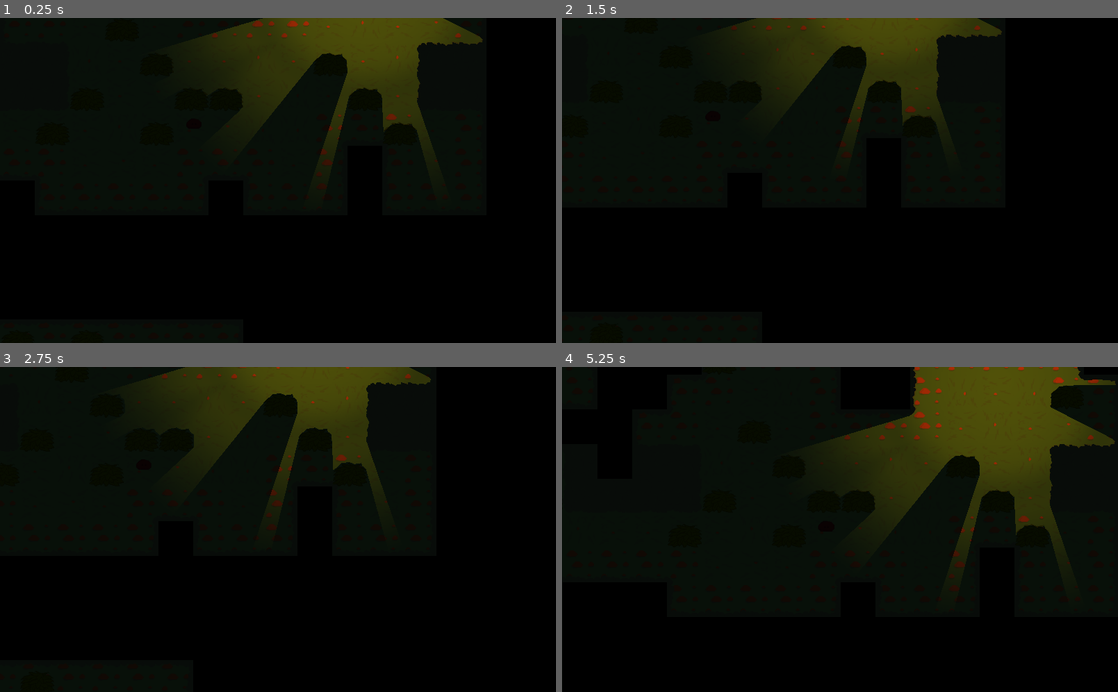
Above: before the commit, frames 1-4 (two rows, left to right).
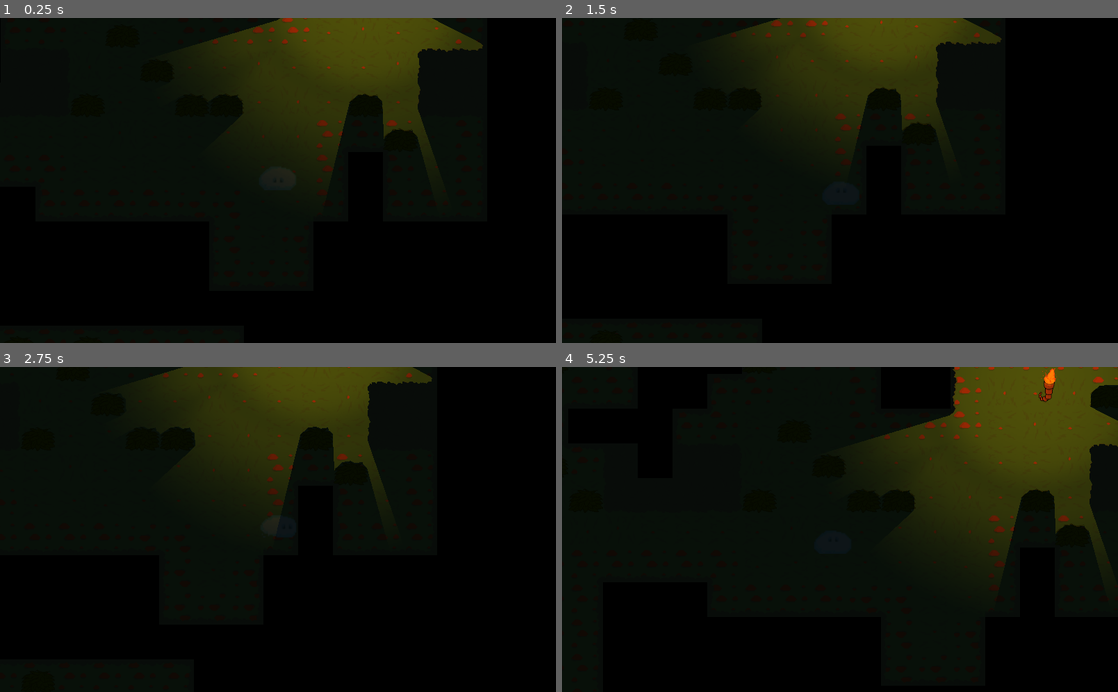
Above: after the commit, the same moments.

Repository: artis-krams/ggj21-lost-slime
Game: Godot game, scene res://Main2D.tscn
The game is run twice, just before and just after one commit, with the same random seed, the same clock (stepped at 60 frames per second) and the same inputs. Sound files missing from this copy of the repository are replaced by a short silence.
Inputs:
- Up to frame 1 (0.25 s): no input
- Up to frame 2 (1.5 s): hold Right (right) 0.53-1.28 s; hold S (down) from 1.28 s (still down)
- Up to frame 3 (2.75 s): release S (down) at 2.03 s; hold Right (right) from 2.03 s (still down)
- Up to frame 4 (5.25 s): release Right (right) at 2.78 s; hold W (up) 2.78-3.53 s; hold A (left) 3.53-5.03 s; hold S (down) from 5.03 s (still down)

The runs differ from the first frame. In frame 1, 4.0% of the frame differs, in the area x 33-87%, y 0-55%; in frame 2, 3.1%; in frame 3, 2.6%; in frame 4, 10%, in the area x 46-100%, y 0-75%.

Commit message:
first enemy movement

Diff:
--- /dev/null
+++ b/Enemy.gd
@@ -0,0 +1,26 @@
+extends KinematicBody2D
+
+var speed = 150
+var nav = null setget set_nav
+var path = []
+var targetPosition = Vector2()
+
+func set_nav(new_nav):
+	nav = new_nav
+	update_path()
+
+func update_path():
+	path = nav.get_simple_path(position, targetPosition, false)
+	print_debug(path.size())
+	if path.size() == 0:
+		queue_free()
+
+func _physics_process(delta):
+	if path.size() > 1:
+		var d = position.distance_to(path[0])
+		if d > 2:
+			position = position.linear_interpolate(path[0], (speed * delta)/d)
+		else:
+			path.remove(0)
+	else:
+		queue_free()
--- a/Enemy.tscn
+++ b/Enemy.tscn
@@ -6,6 +6,7 @@
 [ext_resource path="res://art/Slime/Run2.png" type="Texture" id=4]
 [ext_resource path="res://art/Slime/Run6.png" type="Texture" id=5]
 [ext_resource path="res://art/Slime/Run5.png" type="Texture" id=6]
+[ext_resource path="res://Enemy.gd" type="Script" id=7]
 
 [sub_resource type="SpriteFrames" id=1]
 animations = [ {
@@ -19,6 +20,7 @@
 radius = 9.06314
 
 [node name="Enemy" type="KinematicBody2D"]
+script = ExtResource( 7 )
 
 [node name="AnimatedSprite" type="AnimatedSprite" parent="."]
 modulate = Color( 0.776471, 0.0941176, 0.0941176, 1 )
--- /dev/null
+++ b/EnemyNavigation.gd
@@ -0,0 +1,19 @@
+extends Navigation2D
+
+
+export(float) var character_speed = 100.0
+var path = []
+var mob = preload("res://Enemy.tscn")
+var spawnPosition = Vector2()
+onready var character = $Enemy
+
+func _ready():
+	var routePoints = get_node("Level/RoutePoints").get_children()
+	var nav = get_closest_point(routePoints[0].position)
+	print_debug(nav)
+
+	var m = mob.instance()
+	add_child(m)
+	m.position = routePoints[0].position
+	m.targetPosition = routePoints[2].position
+	m.nav = self
--- a/FirstLevel.tscn
+++ b/FirstLevel.tscn
@@ -610,24 +610,26 @@
 [node name="GroundTileMap" type="TileMap" parent="."]
 tile_set = SubResource( 36 )
 format = 1
-tile_data = PoolIntArray( -458765, 8, 0, -458764, 12, 0, -45 …(1809 unchanged characters)…  0, 0, -5, 1610612736, 0, -4, 0, 0, -3, 20, 0, -2, 1, 0, -1, 19, 0, -65536, 0, 0, -65535, 11, 0, -65533, 10, 0, -65532, 1610612736, 0, -65531, 11, 0, 65524, 10, 0, 65525, 11, 0, 65529, 6, 0, 65530, 1, 0, 65531, 1, 0, 65532, 1, 0, 65533, 7, 0, 65535, 6, 0, 0, 1, 0, 1, 7, 0, 3, 6, 0, 4, 1, 0, 5, 7, 0, 6, 14, 0, 131060, 10, 0, 131061, 11, 0, 196596, 10, 0, 196597, 11, 0, 262131, 8, 0, 262132, 18, 0, 262133 …(2211 unchanged characters)…
+tile_data = PoolIntArray( -458765, 8, 0, -458764, 12, 0, -45 …(1809 unchanged characters)…  0, 0, -5, 1610612736, 0, -4, 0, 0, -3, 1610612736, 0, -2, 1610612736, 0, -1, 1610612736, 0, -65536, 0, 0, -65535, 11, 0, -65533, 10, 0, -65532, 1610612736, 0, -65531, 11, 0, 65524, 10, 0, 65525, 11, 0, 65529, 6, 0, 65530, 1, 0, 65531, 1, 0, 65532, 1, 0, 65533, 1610612748, 0, 65534, 1610612753, 0, 65535, 1610612736, 0, 0, 1610612736, 0, 1, 7, 0, 3, 6, 0, 4, 1, 0, 5, 7, 0, 6, 14, 0, 131060, 10, 0, 131061, 11, 0, 131070, 1610612747, 0, 131071, 1610612736, 0, 65536, 1610612746, 0, 196596, 10, 0, 196597, 11, 0, 196606, 1610612745, 0, 196607, 1610612748, 0, 131072, 1610612744, 0, 262131, 8, 0, 262132, 18, 0, 262133 …(2211 unchanged characters)…
 
 [node name="ObjectTileMap" type="TileMap" parent="."]
 tile_set = SubResource( 39 )
 collision_use_kinematic = true
 collision_friction = 0.5
 format = 1
-tile_data = PoolIntArray( -458762, 0, 0, -393228, 0, 0, -393222, 0, 0, -393212, 0, 0, -262149, 0, 0, -196620, 0, 0, -196612, 0, 0, -262143, 0, 0, -131083, 0, 0, -131078, 0, 0, -131075, 0, 0, -131074, 0, 0, -196606, 0, 0, -65549, 0, 0, -65543, 0, 0, -65540, 0, 0, -131069, 0, 0, 327666, 0, 0, 327 …(263 unchanged characters)…
+tile_data = PoolIntArray( -458762, 0, 0, -393228, 0, 0, -393222, 0, 0, -393212, 0, 0, -262149, 0, 0, -196620, 0, 0, -196612, 0, 0, -131083, 0, 0, -131078, 0, 0, -131075, 0, 0, -131074, 0, 0, -196606, 0, 0, -65549, 0, 0, -131069, 0, 0, 327666, 0, 0, 327 …(263 unchanged characters)…
 
 [node name="AudioStreamPlayer" type="AudioStreamPlayer" parent="."]
 stream = ExtResource( 15 )
 autoplay = true
 
-[node name="RoutePoint" type="Position2D" parent="."]
-position = Vector2( -671.652, -432.833 )
-
-[node name="RoutePoint2" type="Position2D" parent="."]
+[node name="RoutePoints" type="Node2D" parent="."]
+
+[node name="RoutePoint" type="Position2D" parent="RoutePoints"]
+position = Vector2( -350.735, -26.9674 )
+
+[node name="RoutePoint2" type="Position2D" parent="RoutePoints"]
 position = Vector2( 294.899, 950.493 )
 
-[node name="RoutePoint3" type="Position2D" parent="."]
+[node name="RoutePoint3" type="Position2D" parent="RoutePoints"]
 position = Vector2( 217.966, -328.839 )
--- a/Main2D.tscn
+++ b/Main2D.tscn
@@ -3,8 +3,8 @@
 [ext_resource path="res://Player.tscn" type="PackedScene" id=1]
 [ext_resource path="res://Torch.tscn" type="PackedScene" id=2]
 [ext_resource path="res://sound/sfx_step_sand_l_2.ogg" type="AudioStream" id=3]
-[ext_resource path="res://Enemy.tscn" type="PackedScene" id=4]
 [ext_resource path="res://background.png" type="Texture" id=5]
+[ext_resource path="res://EnemyNavigation.gd" type="Script" id=6]
 [ext_resource path="res://FirstLevel.tscn" type="PackedScene" id=42]
 
 [node name="Node2D" type="Node2D"]
@@ -13,6 +13,11 @@
 position = Vector2( -8.00012, 1.99997 )
 scale = Vector2( 24.375, 16.5313 )
 texture = ExtResource( 5 )
+
+[node name="Navigation2D" type="Navigation2D" parent="."]
+script = ExtResource( 6 )
+
+[node name="Level" parent="Navigation2D" instance=ExtResource( 42 )]
 
 [node name="Player" parent="." instance=ExtResource( 1 )]
 
@@ -30,10 +35,3 @@
 
 [node name="Torch" parent="." instance=ExtResource( 2 )]
 position = Vector2( 181.538, -362.398 )
-
-[node name="Navigation2D" type="Navigation2D" parent="."]
-
-[node name="Level" parent="Navigation2D" instance=ExtResource( 42 )]
-
-[node name="Enemy" parent="Navigation2D/Level" instance=ExtResource( 4 )]
-position = Vector2( -155.084, -110.529 )
--- /dev/null
+++ b/Monster.tscn
@@ -0,0 +1,32 @@
+[gd_scene load_steps=2 format=2]
+
+[sub_resource type="GDScript" id=1]
+script/source = "extends AnimatedSprite
+
+var speed = 150
+var nav = null setget set_nav
+var path = []
+var goal = Vector2()
+
+func set_nav(new_nav):
+	nav = new_nav
+	update_path()
+
+func update_path():
+	path = nav.get_simple_path(position, goal, false)
+	if path.size() == 0:
+		queue_free()
+
+func _process(delta):
+	if path.size() > 1:
+		var d = position.distance_to(path[0])
+		if d > 2:
+			position = position.linear_interpolate(path[0], (speed * delta)/d)
+		else:
+			path.remove(0)
+	else:
+		queue_free()
+"
+
+[node name="AnimatedSprite" type="Node2D"]
+script = SubResource( 1 )
--- a/project.godot
+++ b/project.godot
@@ -56,11 +56,6 @@
  ]
 }
 
-[layer_names]
-
-2d_physics/layer_1="player"
-2d_physics/layer_2="bush"
-
 [rendering]
 
 environment/default_clear_color=Color( 0, 0, 0, 1 )
Not shown: 1 places in Enemy.tscn that only renumber resources
